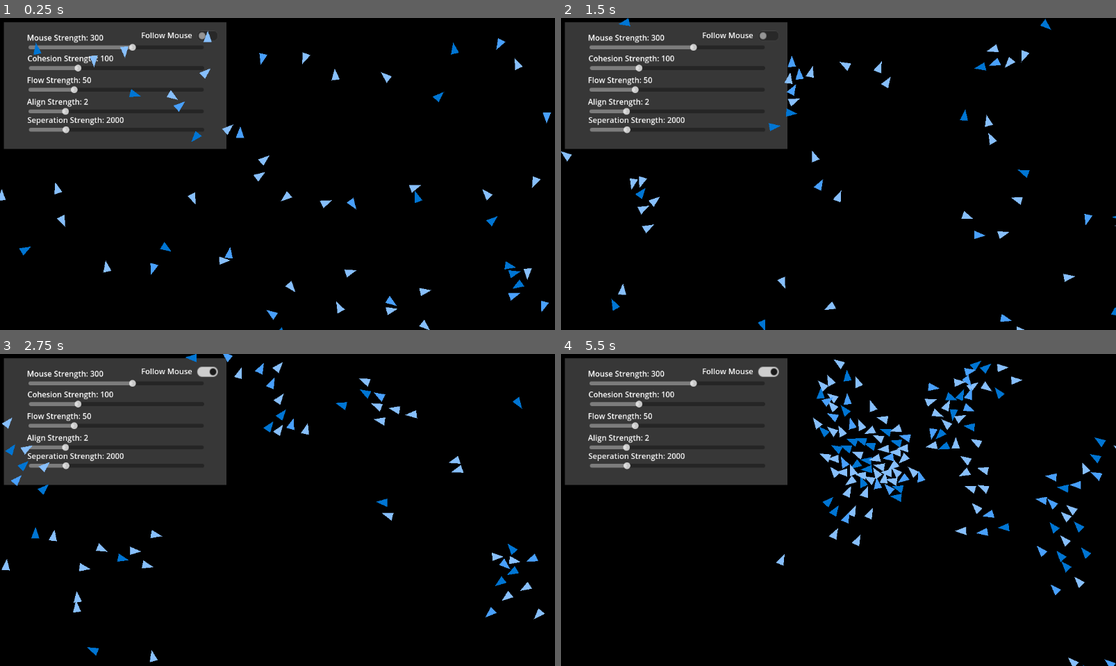
Above: before the commit, frames 1-4 (two rows, left to right).
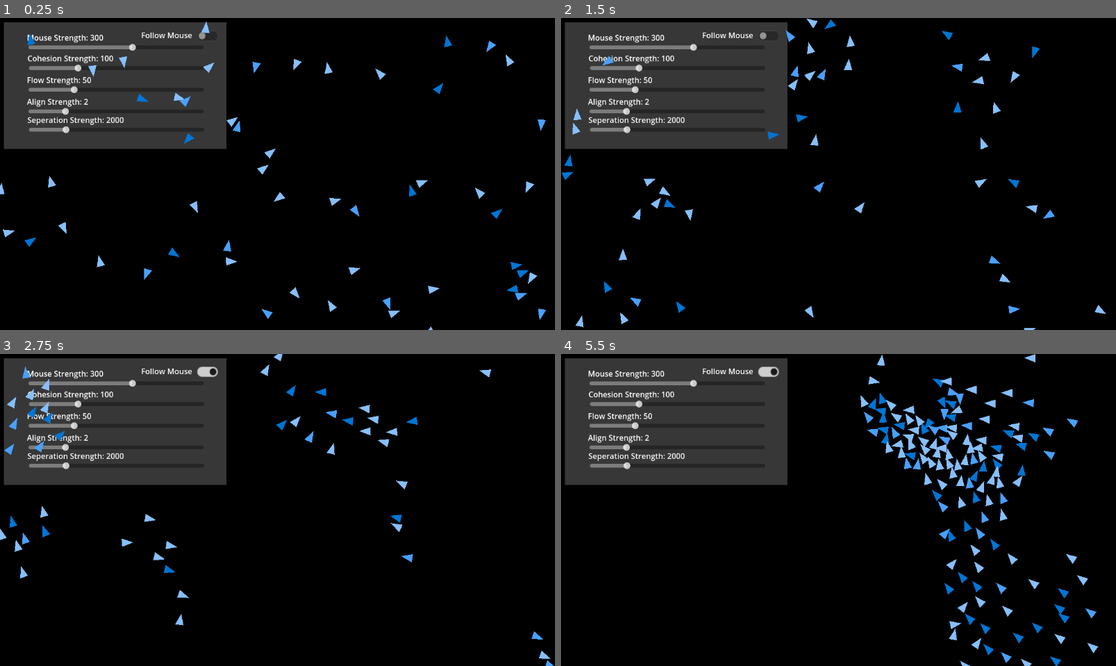
Above: after the commit, the same moments.

Repository: ManjotSingh08x/BoidSimulations
Game: Godot game, scene res://Game.tscn
The game is run twice, just before and just after one commit, with the same random seed, the same clock (stepped at 60 frames per second) and the same inputs.
Inputs (mouse positions are in pixels of both pictures, inside the frame that each line leads up to):
- Up to frame 1 (0.25 s): no input
- Up to frame 2 (1.5 s): click (766, 36) at 0.5 s; click (766, 36) at 1.25 s
- Up to frame 3 (2.75 s): click (205, 372) at 2 s
- Up to frame 4 (5.5 s): move the mouse to (960, 494) at 2.77 s; press the mouse at (960, 494) at 2.78 s; move the mouse to (727, 525) at 3.52 s; release the mouse at (727, 525) at 3.53 s; click (727, 525) at 3.6 s; move the mouse to (894, 441) at 4.27 s; press the mouse at (894, 441) at 4.28 s; move the mouse to (810, 572) at 5.02 s; release the mouse at (810, 572) at 5.03 s; click (810, 572) at 5.1 s

The runs differ from the first frame. In frame 1, 3.1% of the frame differs, in the area x 0-100%, y 1-100%; in frame 2, 2.8%; in frame 3, 3.2%; in frame 4, 7.8%, in the area x 38-100%, y 0-100%.

Commit message:
Creating executible

Diff:
--- a/Settings.gd
+++ b/Settings.gd
@@ -1,5 +1,5 @@
 extends Node2D
-@export var SPEED:int = 200
+@export var SPEED:int = 300
 @export var MOUSE_STRENGTH: int = 300
 @export var COHESION_STRENGTH: int = 100
 @export var FLOW_STRENGTH: int = 50
--- a/bird.tscn
+++ b/bird.tscn
@@ -3,7 +3,7 @@
 [ext_resource type="Script" path="res://bird.gd" id="1_d8d7q"]
 
 [sub_resource type="CircleShape2D" id="CircleShape2D_dbcl5"]
-radius = 65.0077
+radius = 101.045
 
 [sub_resource type="CircleShape2D" id="CircleShape2D_4vgy7"]
 radius = 9.0
@@ -21,6 +21,7 @@
 [node name="ViewArea" type="Area2D" parent="."]
 
 [node name="CollisionShape2D" type="CollisionShape2D" parent="ViewArea"]
+position = Vector2(0, 1)
 shape = SubResource("CircleShape2D_dbcl5")
 
 [node name="CollisionShape2D" type="CollisionShape2D" parent="."]
--- a/project.godot
+++ b/project.godot
@@ -19,6 +19,10 @@
 
 settings="*res://Settings.gd"
 
+[editor]
+
+movie_writer/movie_file="C:/Users/Manjot Singh/Downloads/boid_simualtion_movie.avi"
+
 [input]
 
 "toggle follow"={
Not shown, added: export_presets.cfg
